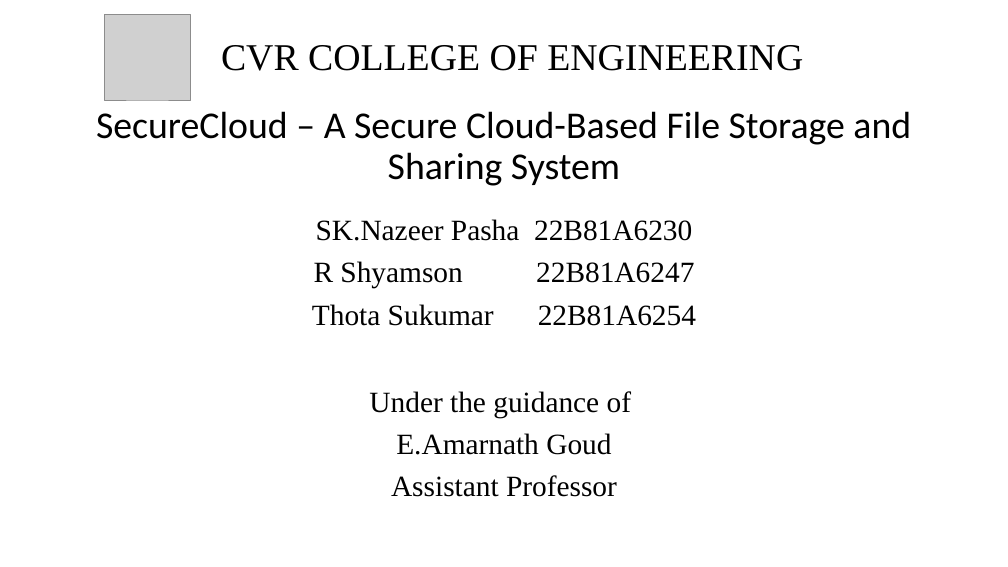
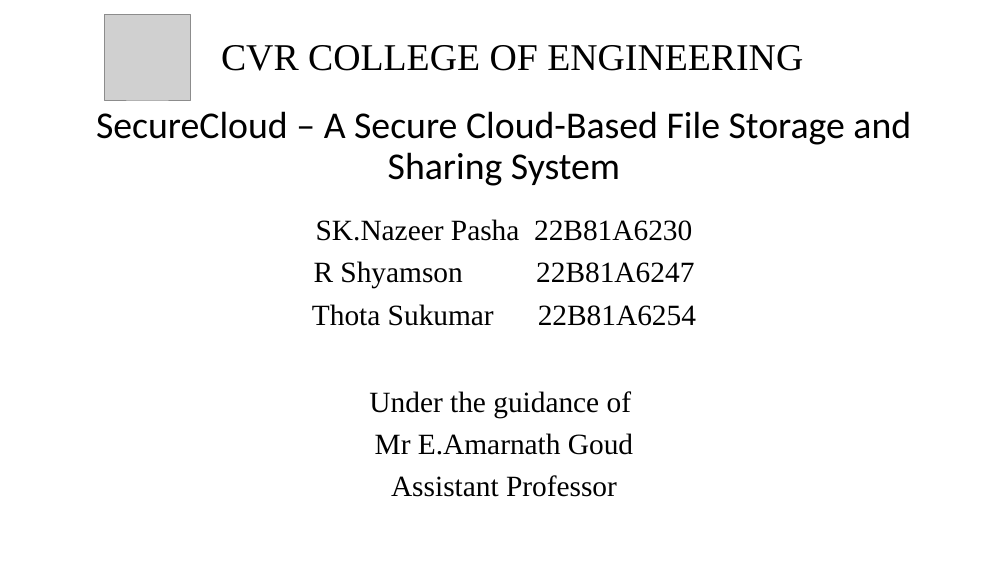
Before and after one commit to nazeer77718/securecloud-sharing-system, a slide deck: slide 2 of secure-cloud.pptx. Drawn at 1008x567 pixels with LibreOffice and Linux fonts; fonts in the diff are those of the drawing; grey boxes stand for pictures. Boxes give left, top, right and bottom in pixels: in the first picture for what was removed or moved away, otherwise in the second. Text is boxed around its words. In the diff, an @@ line names an element or a change of style, - is before the commit and + after.

```diff
--- a/secure-cloud.pptx
+++ b/secure-cloud.pptx
@@ text at [375, 433, 633, 455]: text changed @@
-E.Amarnath Goud
+Mr E.Amarnath Goud
```
Also in this commit, not shown: 1 other slide changed, 1 slide added, 1 slide removed.
